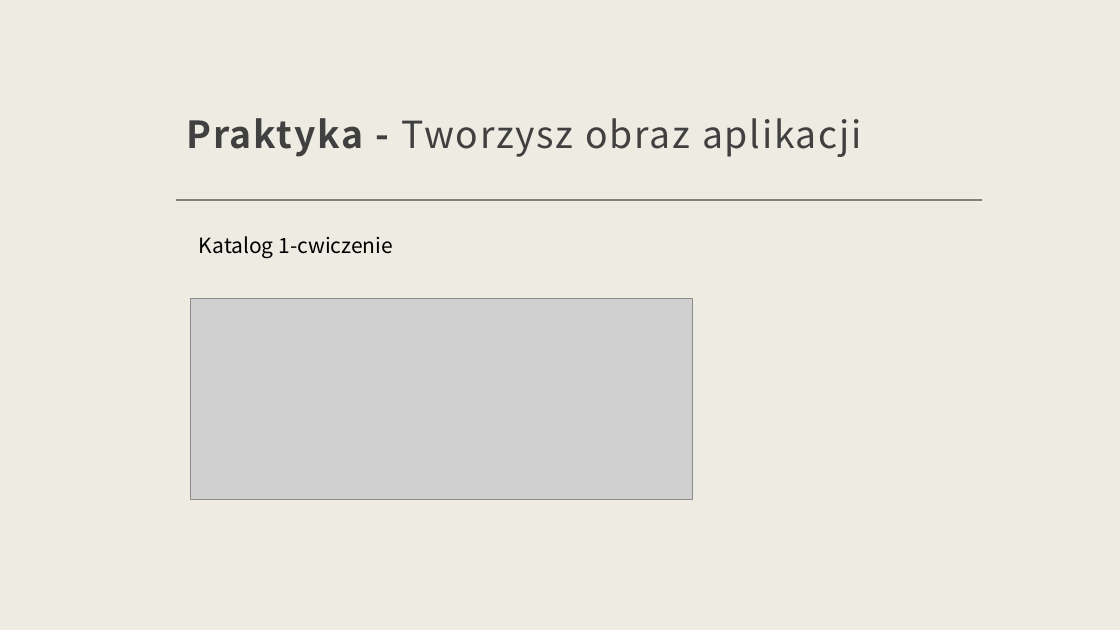
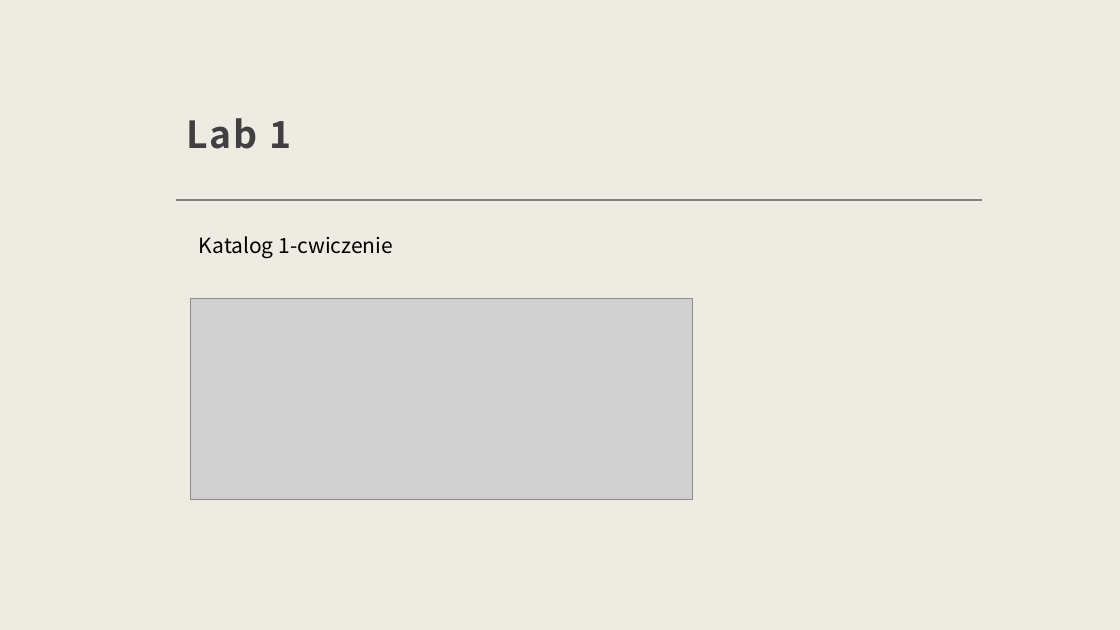
Before and after one commit to gajdaj2/docker_k8s, a slide deck: slide 19 of devops_docker_k8s.pptx (slide 21 before the commit). Drawn at 1120x630 pixels with LibreOffice and Linux fonts; fonts in the diff are those of the drawing; grey boxes stand for pictures. Boxes give left, top, right and bottom in pixels: in the first picture for what was removed or moved away, otherwise in the second. Text is boxed around its words. In the diff, an @@ line names an element or a change of style, - is before the commit and + after.

```diff
--- a/devops_docker_k8s.pptx
+++ b/devops_docker_k8s.pptx
@@ title at (186,118,292,149): text changed; bold on @@
-Praktyka - Tworzysz obraz aplikacji
+Lab 1
```
Also in this commit, not shown: 4 other slides changed, 37 slides added, 2 slides removed, 37 other files.
